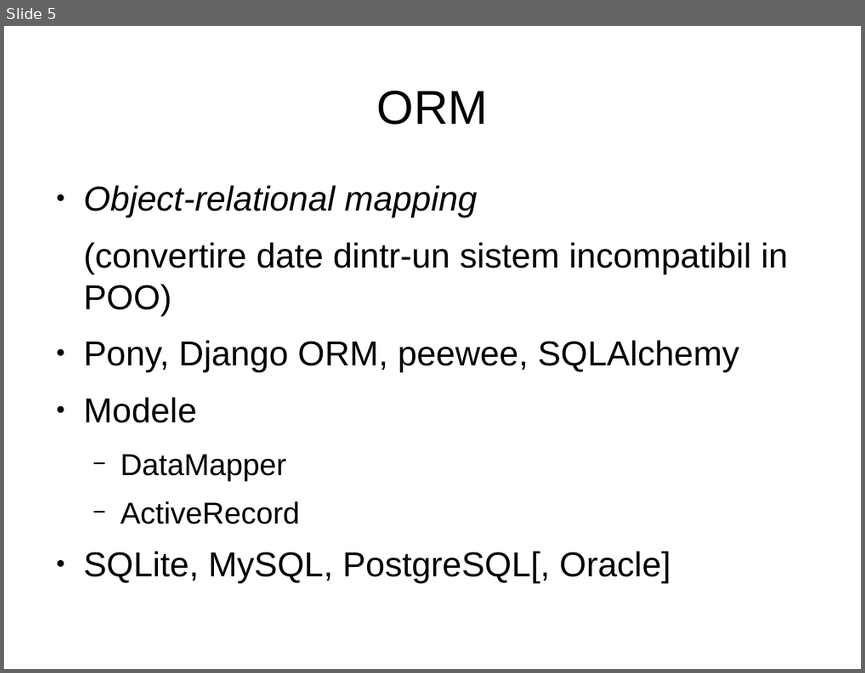
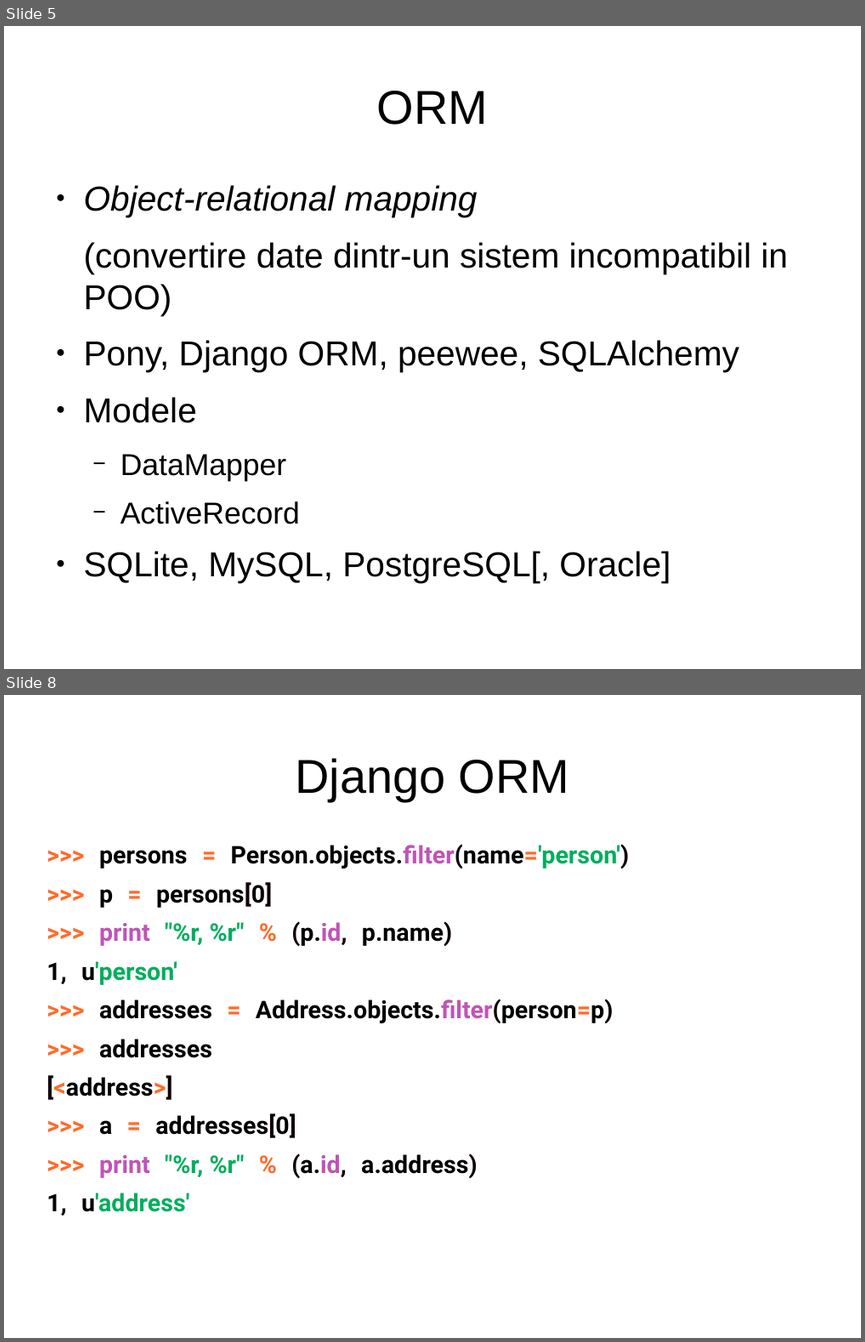
Before and after one commit to RoPython/ropython-presentations, a slide deck: cmiN/1/orm.odp. Shown one above the other, each under a label of ours: slide 5 before the commit, slides 5 and 8 after it; the slides between them are not shown. The pictures are 865x673 and 865x1342 pixels, drawn with LibreOffice and Linux fonts; fonts in the diff are those of the drawing. Boxes give left, top, right and bottom in pixels: in the first picture for what was removed or moved away, otherwise in the second. Text is boxed around its words. In the diff, an @@ line names an element or a change of style, - is before the commit and + after.

```diff
--- a/cmiN/1/orm.odp
+++ b/cmiN/1/orm.odp
@@ slide 8 added at (x1=4, y1=695, x2=861, y2=1338), background #FFFFFF @@
@@ title added at (x1=295, y1=758, x2=569, y2=801), 44 pt, text #000000 @@
+Django ORM
@@ text added at (x1=46, y1=844, x2=629, y2=1215), 22.5 pt, text #000000, bold @@
+>>> persons = Person.objects.filter(name='person')
+>>> p = persons[0]
+>>> print "%r, %r" % (p.id, p.name)
+1, u'person'
+>>> addresses = Address.objects.filter(person=p)
+>>> addresses
+[<address>]
+>>> a = addresses[0]
+>>> print "%r, %r" % (a.id, a.address)
+1, u'address'
```
Also in this commit, not shown: 6 other slides added, 3 slides removed.
